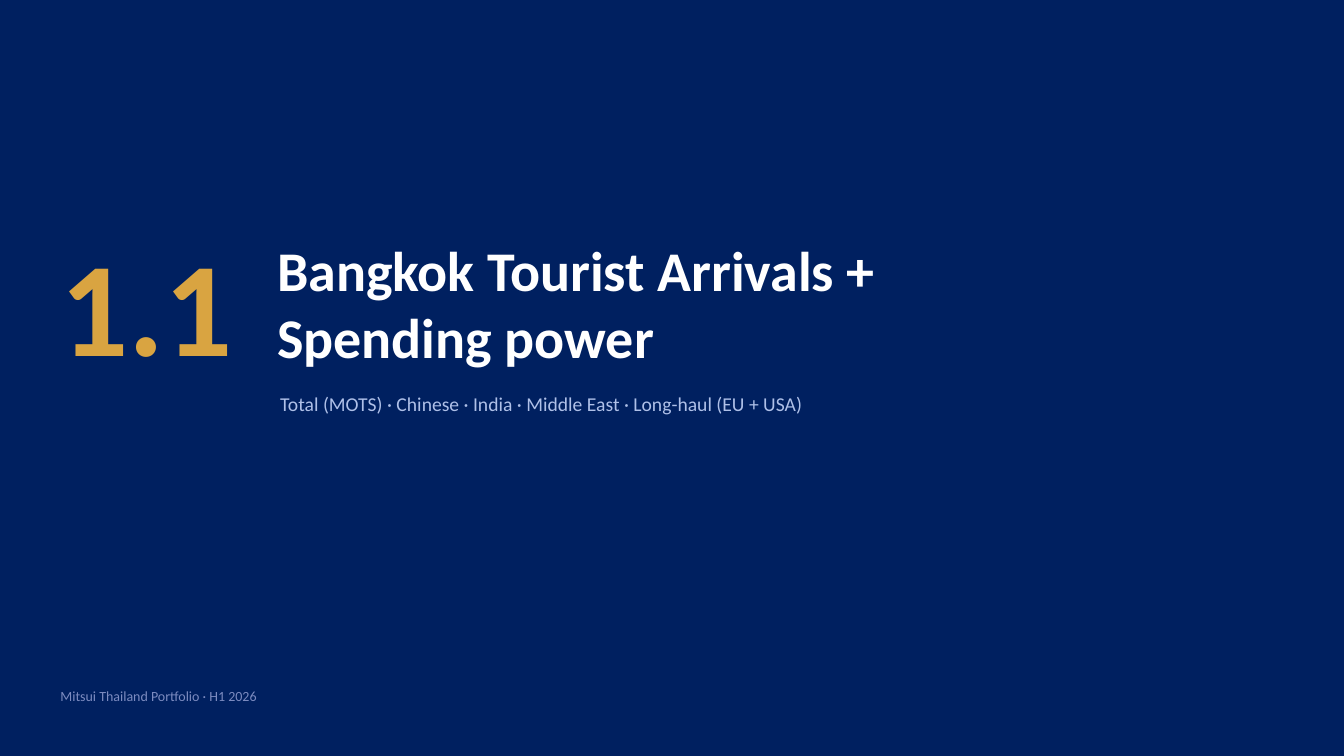
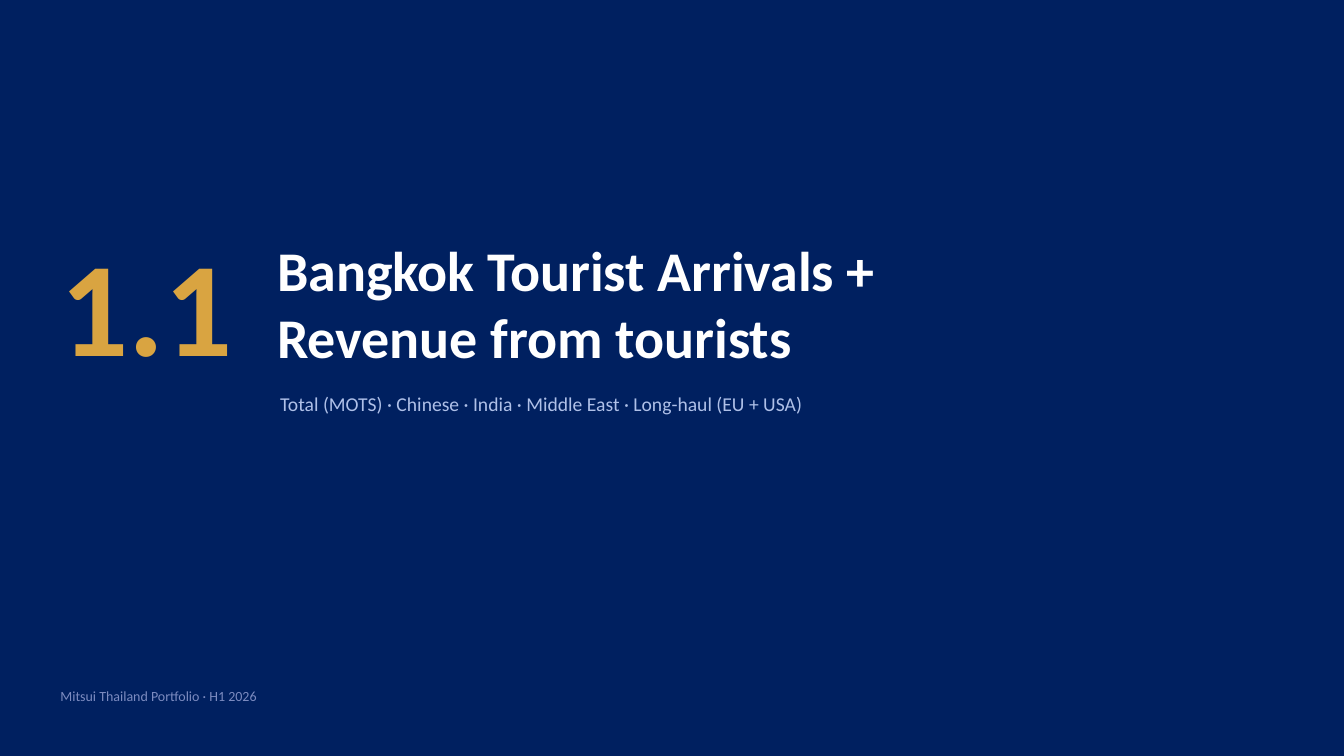
Before and after one commit to Chavin2543/mae-workspace, a slide deck: slide 10 of output/Portfolio_Performance_Report_H1-2026.pptx. Drawn at 1344x756 pixels with LibreOffice and Linux fonts; fonts in the diff are those of the drawing. Boxes give left, top, right and bottom in pixels: in the first picture for what was removed or moved away, otherwise in the second. Text is boxed around its words. In the diff, an @@ line names an element or a change of style, - is before the commit and + after.

```diff
--- a/output/Portfolio_Performance_Report_H1-2026.pptx
+++ b/output/Portfolio_Performance_Report_H1-2026.pptx
@@ text at <box>277,251,835,359</box>: text changed @@
-Bangkok Tourist Arrivals + Spending power
+Bangkok Tourist Arrivals + Revenue from tourists
```
Also in this commit, not shown: 3 other slides changed, 2 other files.
